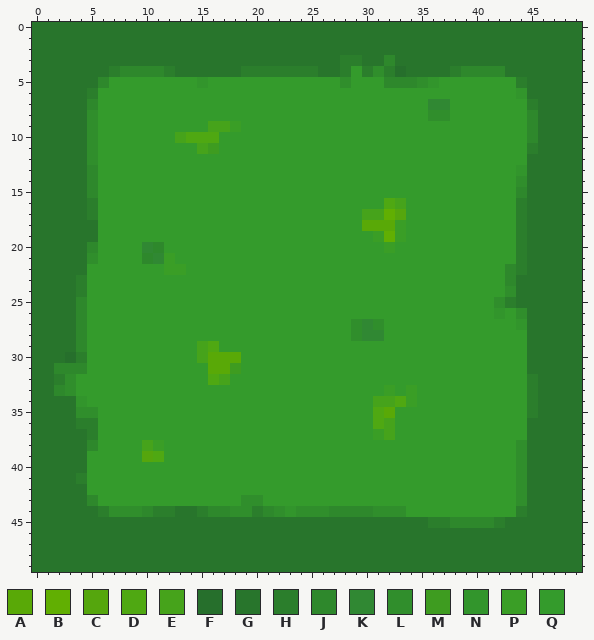
One commit to this pixel-art sprite: data/map/tile/grass_tile.png. Above: the version before the commit.
The file is 50x50 pixels. Colours within 5 levels of each other are drawn and written as one.
Palette (. is transparent): A #59a907  B #61af02  C #55a60d  D #4fa812  E #46a31b  F #266f2c  G #28752c  H #2b7e2c  J #2e882c  K #308833  L #308e2c  M #3e9c20  N #32952c  P #3a9e26  Q #349b2c
Pixels before (only the part around the change), first column x 0:
 0 GGGGGGGGGGGGGGGGGGGGGGGGGGGGGGGGGGGGGGGGGGGGGGGGGG
 1 GGGGGGGGGGGGGGGGGGGGGGGGGGGGGGGGGGGGGGGGGGGGGGGGGG
 2 GGGGGGGGGGGGGGGGGGGGGGGGGGGGGGGGGGGGGGGGGGGGGGGGGG
 3 GGGGGGGGGGGGGGGGGGGGGGGGGGGGHHGGJGGGGGGGGGGGGGGGGG
 4 GGGGGGGHJJJJHGGGGGGHHHHHHHGGHQHLHFGGGGHJJJJGGGGGGG
 5 GGGGGGJQQQQQQQQNQQQQQQQQQQQQLQQQJJJLNQQQQQQQHGGGGG
 6 GGGGGHQQQQQQQQQQQQQQQQQQQQQQQQQQQQQQQQQQQQQQNGGGGG
 7 GGGGGJQQQQQQQQQQQQQQQQQQQQQQQQQQQQQQKKQQQQQQQHGGGG
 8 GGGGGLQQQQQQQQQQQQQQQQQQQQQQQQQQQQQQLLQQQQQQQJGGGG
 9 GGGGGLQQQQQQQQQQEEPQQQQQQQQQQQQQQQQQQQQQQQQQQJGGGG
10 GGGGGLQQQQQQQEDDDQQQQQQQQQQQQQQQQQQQQQQQQQQQQJGGGG
11 GGGGGLQQQQQQQQQEMQQQQQQQQQQQQQQQQQQQQQQQQQQQQHGGGG
12 GGGGGLQQQQQQQQQQQQQQQQQQQQQQQQQQQQQQQQQQQQQQQGGGGG
13 GGGGGJQQQQQQQQQQQQQQQQQQQQQQQQQQQQQQQQQQQQQQNGGGGG
14 GGGGGJQQQQQQQQQQQQQQQQQQQQQQQQQQQQQQQQQQQQQQLGGGGG
15 GGGGGJQQQQQQQQQQQQQQQQQQQQQQQQQQQQQQQQQQQQQQJGGGGG
16 GGGGGHQQQQQQQQQQQQQQQQQQQQQQQQQQDEQQQQQQQQQQHGGGGG
17 GGGGGHQQQQQQQQQQQQQQQQQQQQQQQQEEBCQQQQQQQQQQHGGGGG
18 GGGGGGQQQQQQQQQQQQQQQQQQQQQQQQAAAPQQQQQQQQQQHGGGGG
19 GGGGGGQQQQQQQQQQQQQQQQQQQQQQQQQPBPQQQQQQQQQQHGGGGG
20 GGGGGJQQQQKJQQQQQQQQQQQQQQQQQQQQPQQQQQQQQQQQHGGGGG
21 GGGGGLQQQQJKPQQQQQQQQQQQQQQQQQQQQQQQQQQQQQQQHGGGGG
22 GGGGGQQQQQQQPPQQQQQQQQQQQQQQQQQQQQQQQQQQQQQJHGGGGG
23 GGGGHQQQQQQQQQQQQQQQQQQQQQQQQQQQQQQQQQQQQQQJGGGGGG
24 GGGGHQQQQQQQQQQQQQQQQQQQQQQQQQQQQQQQQQQQQQQLGGGGGG
25 GGGGJQQQQQQQQQQQQQQQQQQQQQQQQQQQQQQQQQQQQQLHGGGGGG
26 GGGGJQQQQQQQQQQQQQQQQQQQQQQQQQQQQQQQQQQQQQNQLGGGGG
27 GGGGJQQQQQQQQQQQQQQQQQQQQQQQQLKLQQQQQQQQQQQQNGGGGG
28 GGGGJQQQQQQQQQQQQQQQQQQQQQQQQLKKQQQQQQQQQQQQQGGGGG
29 GGGGJQQQQQQQQQQEDQQQQQQQQQQQQQQQQQQQQQQQQQQQQGGGGG
30 GGGFHQQQQQQQQQQEAAAQQQQQQQQQQQQQQQQQQQQQQQQQQGGGGG
31 GGJJJQQQQQQQQQQQAAMQQQQQQQQQQQQQQQQQQQQQQQQQQGGGGG
32 GGHLQQQQQQQQQQQQDEQQQQQQQQQQQQQQQQQQQQQQQQQQQHGGGG
33 GGJLQQQQQQQQQQQQQQQQQQQQQQQQQQQQPQPQQQQQQQQQQHGGGG
34 GGGGNQQQQQQQQQQQQQQQQQQQQQQQQQQEEDPQQQQQQQQQQHGGGG
35 GGGGLLQQQQQQQQQQQQQQQQQQQQQQQQQDAQQQQQQQQQQQQHGGGG
36 GGGGHHQQQQQQQQQQQQQQQQQQQQQQQQQDEQQQQQQQQQQQQGGGGG
37 GGGGGHQQQQQQQQQQQQQQQQQQQQQQQQQPEQQQQQQQQQQQQGGGGG
38 GGGGGJQQQQEPQQQQQQQQQQQQQQQQQQQQQQQQQQQQQQQQLGGGGG
39 GGGGGQQQQQCDQQQQQQQQQQQQQQQQQQQQQQQQQQQQQQQQLGGGGG
40 GGGGGQQQQQQQQQQQQQQQQQQQQQQQQQQQQQQQQQQQQQQQLGGGGG
41 GGGGHQQQQQQQQQQQQQQQQQQQQQQQQQQQQQQQQQQQQQQQLGGGGG
42 GGGGGQQQQQQQQQQQQQQQQQQQQQQQQQQQQQQQQQQQQQQQLGGGGG
43 GGGGGJQQQQQQQQQQQQQLLQQQQQQQQQQQQQQQQQQQQQQQLGGGGG
44 GGGGGGHLLLJHHGGHJJLLHJLNLLLJJJJLLLQQQQQQQQQQHGGGGG
45 GGGGGGGGGGGGGGGGGGGGGGGGGGGGGGGGGGGGHHJJJJHGGGGGGG
46 GGGGGGGGGGGGGGGGGGGGGGGGGGGGGGGGGGGGGGGGGGGGGGGGGG
47 GGGGGGGGGGGGGGGGGGGGGGGGGGGGGGGGGGGGGGGGGGGGGGGGGG
48 GGGGGGGGGGGGGGGGGGGGGGGGGGGGGGGGGGGGGGGGGGGGGGGGGG
49 GGGGGGGGGGGGGGGGGGGGGGGGGGGGGGGGGGGGGGGGGGGGGGGGGG
The same view after the edit:
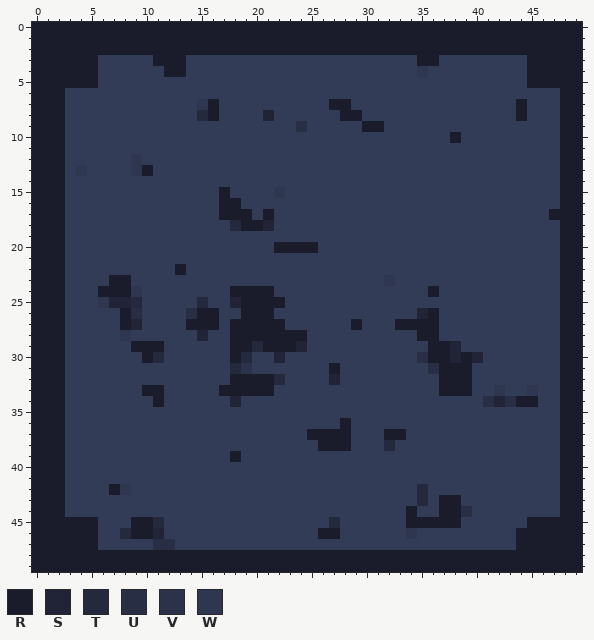
Colours new in this view: R #1a1c2c  S #202436  T #24293e  U #282e44  V #2b324a  W #2f3750
Changes in this commit:
colour Q: #349b2c -> #333c57
Changed rows in their new state; - is a pixel that keeps its letter.
first column x 0:
 0 RRRRRRRRRRRRRRRRRRRRRRRRRRRRRRRRRRRRRRRRRRRRRRRRRR
 1 RRRRRRRRRRRRRRRRRRRRRRRRRRRRRRRRRRRRRRRRRRRRRRRRRR
 2 RRRRRRRRRRRRRRRRRRRRRRRRRRRRRRRRRRRRRRRRRRRRRRRRRR
 3 RRRRRRQQQQQRRRQQQQQQQQQQQQQQQQQQQQQRRQQQQQQQQRRRRR
 4 RRRRRRQQQQQQRRQQQQQQQQQQQQQQQ-QQQQQWQQQQQQQQQRRRRR
 5 RRRRRRQ--------Q------------Q---QQQQQ-------QRRRRR
 6 RRRQQQ--------------------------------------QQQQRR
 7 RRRQQQ---------WR----------RR-------QQ------RQQQRR
 8 RRRQQQ---------TR----S------RR------QQ------RQQQRR
 9 RRRQQQ----------QQQ-----U-----RR-------------QQQRR
10 RRRQQQ-------QQQQ---------------------R------QQQRR
11 RRRQQQ---------QQ----------------------------QQQRR
12 RRRQQQ---W-----------------------------------QQQRR
13 RRRQWQ---WR---------------------------------QQQQRR
14 RRRQQQ--------------------------------------QQQQRR
15 RRRQQQ-----------R----W---------------------QQQQRR
16 RRRQQQ-----------RR-------------QQ----------QQQQRR
17 RRRQQQ-----------RRR-R--------QQQQ----------QQQRRR
18 RRRQQQ------------TRRS--------QQQQ----------QQQQRR
19 RRRQQQ-------------------------QQQ----------QQQQRR
20 RRRQQQ----QQ----------RRRR------Q-----------QQQQRR
21 RRRQQQ----QQQ-------------------------------QQQQRR
22 RRRQQ-------QR-----------------------------QQQQQRR
23 RRRQQ--RR-----------------------W----------QQQQQRR
24 RRRQQ-RRRW--------RRRR--------------R------QQQQQRR
25 RRRQQ-WSST-----T--SRRRR-------------------QQQQQQRR
26 RRRQQ---RU----URR--RRR-------------SR-----Q-QQQQRR
27 RRRQQ---RS----RRR-RRRRR------RQQ-RRRR-------QQQQRR
28 RRRQQ---W------S--RRRRRRR----QQQ---RR--------QQQRR
29 RRRQQ----RRR---QQ-RRTRRRS-----------RRS------QQQRR
30 RRRQQ-----RT---QQQRT--S------------URRSRS----QQQRR
31 RRRQQ-----------QQTV-------R--------URRR-----QQQRR
32 RRRQ------------QQRRRRT----S---------RRR-----QQQRR
33 RRRQ------RR-----RRRRR----------Q-Q--RRR--W--WQQRR
34 RRRQQ------R------S------------QQQQ------USURRQQRR
35 RRRQQQ-------------------------QQ------------QQQRR
36 RRRQQQ----------------------R--QQ------------QQQRR
37 RRRQQQ-------------------RRRR--QRR-----------QQQRR
38 RRRQQQ----QQ--------------RRR---T-----------QQQQRR
39 RRRQQ-----QQ------R-------------------------QQQQRR
40 RRRQQ---------------------------------------QQQQRR
41 RRRQQ---------------------------------------QQQQRR
42 RRRQQ--RW--------------------------T--------QQQQRR
43 RRRQQQ-------------QQ--------------T-RR-----QQQQRR
44 RRRQQQQQQQQQQQQQQQQQQQQQQQQQQQQQQQR--RRU----QQQQRR
45 RRRRRRQQQRRTQQQQQQQQQQQQQQQTQQQQQQRRRRRQQQQQQRRRRR
46 RRRRRRQQTRRSQQQQQQQQQQQQQQRRQQQQQQWQQQQQQQQQRRRRRR
47 RRRRRRQQQQQUUQQQQQQQQQQQQQQQQQQQQQQQQQQQQQQQRRRRRR
48 RRRRRRRRRRRRRRRRRRRRRRRRRRRRRRRRRRRRRRRRRRRRRRRRRR
49 RRRRRRRRRRRRRRRRRRRRRRRRRRRRRRRRRRRRRRRRRRRRRRRRRR
Changed places in both pictures, as pixel boxes (x1, y1, x2, y2):
changed: (32, 22, 582, 572)
